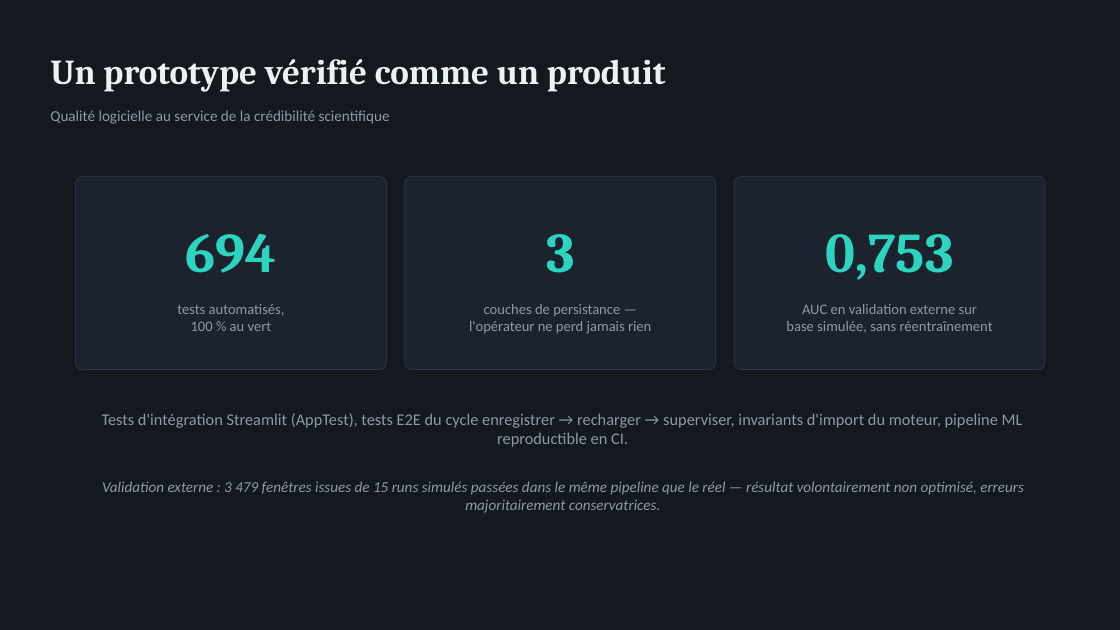
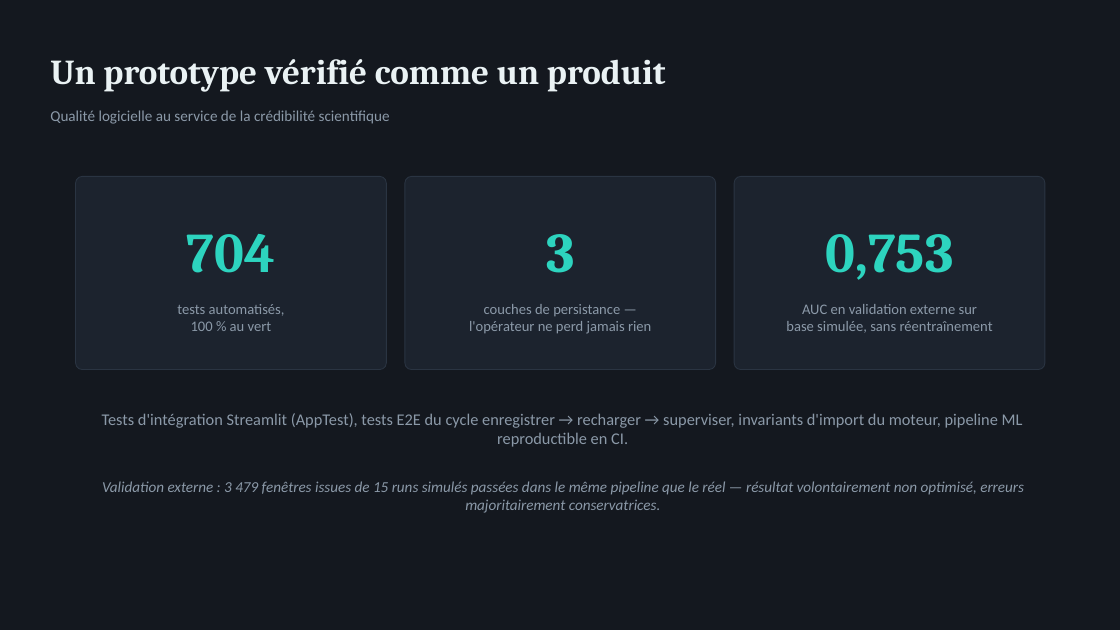
Before and after one commit to wilfried-mbeumi/rondol-process-supervision-demo, a slide deck: slide 13 of reports/soutenance/MBEUMI_Wilfried_SOUTENANCE.pptx. Drawn at 1120x630 pixels with LibreOffice and Linux fonts; fonts in the diff are those of the drawing. Boxes give left, top, right and bottom in pixels: in the first picture for what was removed or moved away, otherwise in the second. Text is boxed around its words. In the diff, an @@ line names an element or a change of style, - is before the commit and + after.

```diff
--- a/reports/soutenance/MBEUMI_Wilfried_SOUTENANCE.pptx
+++ b/reports/soutenance/MBEUMI_Wilfried_SOUTENANCE.pptx
@@ text at [187,234,275,273]: text changed @@
-694
+704
```
Also in this commit, not shown: 1 other slide changed, 5 other files.
